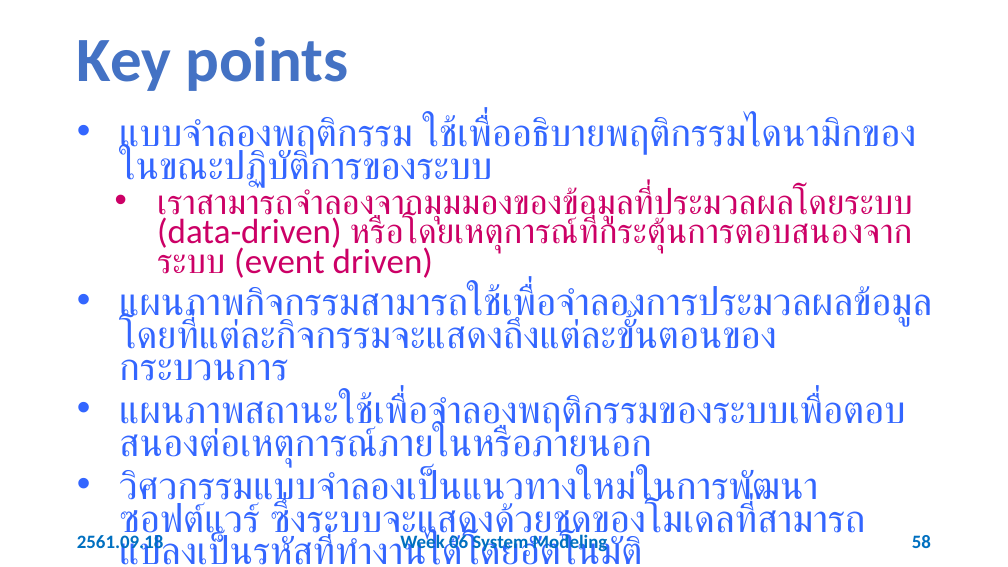
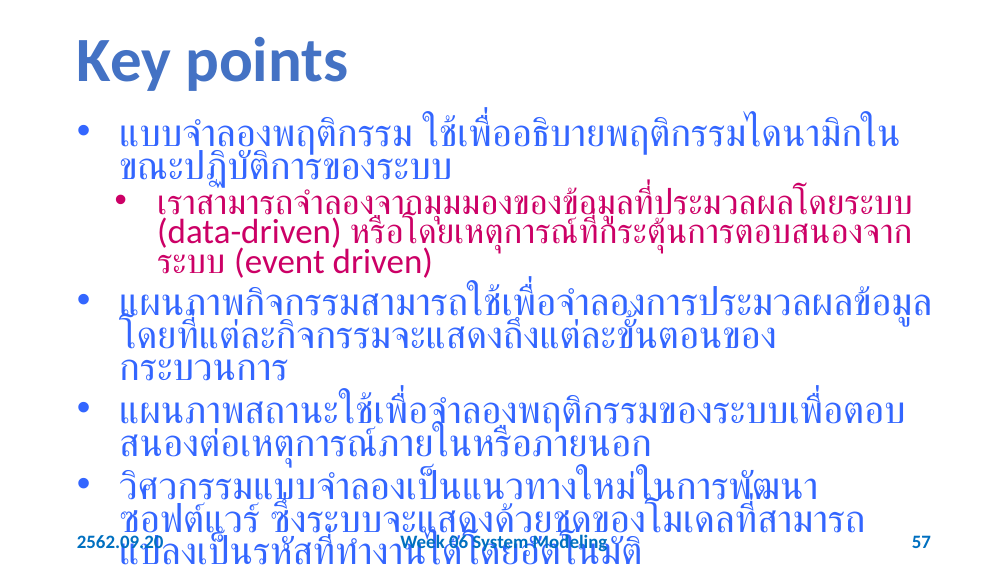
Before and after one commit to 03376806-software-engineering/Week-06-System-Modeling, a slide deck: slide 57 of Slides/Week 06 System Modeling.pptx (slide 58 before the commit). Drawn at 1008x567 pixels with LibreOffice and Linux fonts; fonts in the diff are those of the drawing. Boxes give left, top, right and bottom in pixels: in the first picture for what was removed or moved away, otherwise in the second. Text is boxed around its words. In the diff, an @@ line names an element or a change of style, - is before the commit and + after.

```diff
--- a/Slides/Week 06 System Modeling.pptx
+++ b/Slides/Week 06 System Modeling.pptx
@@ text at [119, 115, 901, 190]: text changed @@
-• แบบจำลองพฤติกรรม ใช้เพื่ออธิบายพฤติกรรมไดนามิกของในขณะปฏิบัติการของระบบ
+• แบบจำลองพฤติกรรม ใช้เพื่ออธิบายพฤติกรรมไดนามิกในขณะปฏิบัติการของระบบ
@@ text at [77, 532, 164, 553]: text changed @@
-2561.09.18
+2562.09.20
@@ page number at [912, 535, 931, 548]: text changed @@
-58
+57
```
Also in this commit, not shown: 56 other slides changed, 1 slide removed.
